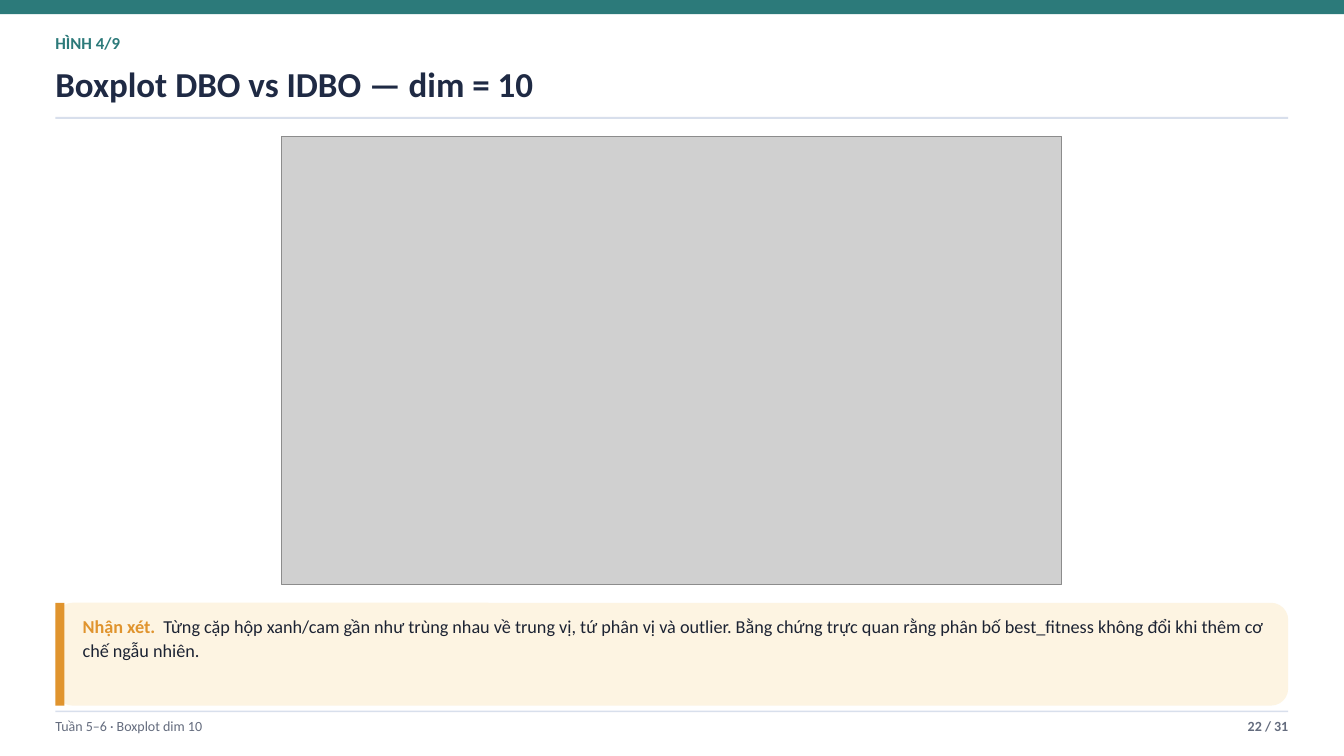
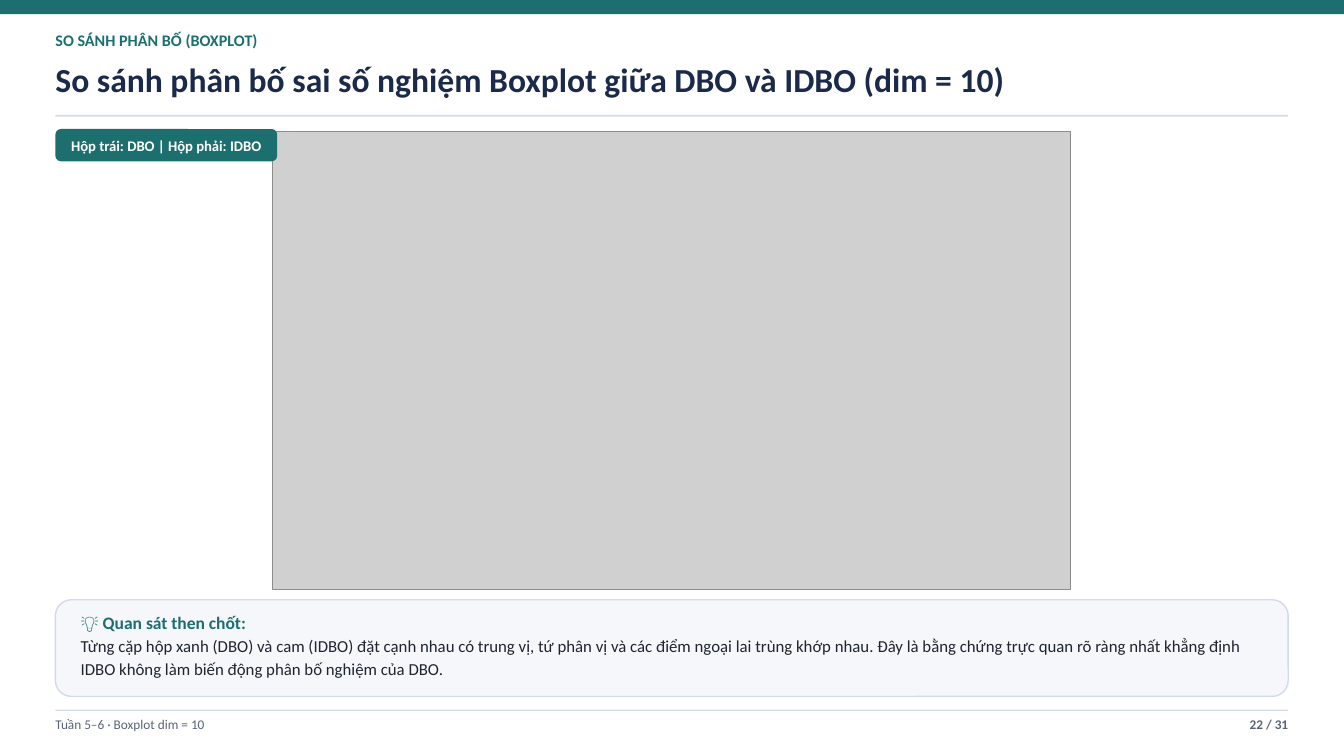
Before and after one commit to duylequang2303/DBO_heathcare, a slide deck: slide 22 of docs/Slide_Tuan_4_5_6_DBO_IDBO.pptx. Drawn at 1344x756 pixels with LibreOffice and Linux fonts; fonts in the diff are those of the drawing; grey boxes stand for pictures. Boxes give left, top, right and bottom in pixels: in the first picture for what was removed or moved away, otherwise in the second. Text is boxed around its words. In the diff, an @@ line names an element or a change of style, - is before the commit and + after.

```diff
--- a/docs/Slide_Tuan_4_5_6_DBO_IDBO.pptx
+++ b/docs/Slide_Tuan_4_5_6_DBO_IDBO.pptx
@@ rectangle at (0,0,1344,14): fill #2C7A7A to #1D6F6F @@
@@ text at (55,33,258,49): text changed; size 12 to 11.5 pt; text colour #2C7A7A to #1D6F6F @@
-HÌNH 4/9
+SO SÁNH PHÂN BỐ (BOXPLOT)
@@ text at (55,66,1005,98): text changed; size 25 to 24 pt; text colour #1F2A44 to #1B2A4A @@
-Boxplot DBO vs IDBO — dim = 10
+So sánh phân bố sai số nghiệm Boxplot giữa DBO và IDBO (dim = 10)
@@ rectangle at (55,115,1289,117): fill #D8DFEC to #D3DBEA @@
@@ rounded rectangle added at (55,129,277,161), fill #1D6F6F @@
@@ text added at (71,140,261,154), 10.5 pt, text #FFFFFF, bold @@
+Hộp trái: DBO | Hộp phải: IDBO
@@ picture: place and size @@
-picture at (281,136,1062,585)
+picture at (273,131,1071,590)
@@ rounded rectangle: place and size @@
-rounded rectangle at (55,603,1289,706)
+rounded rectangle at (55,600,1289,697)
@@ rounded rectangle at (55,600,1289,697): fill #FDF4E2 to #F5F7FB; outline none to #D3DBEA 1 pt @@
@@ rectangle removed at (55,603,65,706) @@
@@ text at (81,615,1240,678): text changed; size 13 to 12 pt; text colour #1C2333 to #1E2430 @@
-Nhận xét. Từng cặp hộp xanh/cam gần như trùng nhau về trung vị, tứ phân vị và outlier. Bằng chứng trực quan rằng phân bố best_fitness không đổi khi thêm cơ chế ngẫu nhiên.
+💡 Quan sát then chốt:
+Từng cặp hộp xanh (DBO) và cam (IDBO) đặt cạnh nhau có trung vị, tứ phân vị và các điểm ngoại lai trùng khớp nhau. Đây là bằng chứng trực quan rõ ràng nhất khẳng định IDBO không làm biến động phân bố nghiệm của DBO.
@@ text at (55,719,204,731): text changed; size 10 to 9.5 pt; text colour #646C7E to #5A6478 @@
-Tuần 5–6 · Boxplot dim 10
+Tuần 5–6 · Boxplot dim = 10
@@ text "22 / 31" at (1250,720,1288,729): size 10 to 9.5 pt, text colour #646C7E to #5A6478 @@
```
Also in this commit, not shown: 25 other slides changed, 5 slides added, 5 slides removed, 9 other files.
